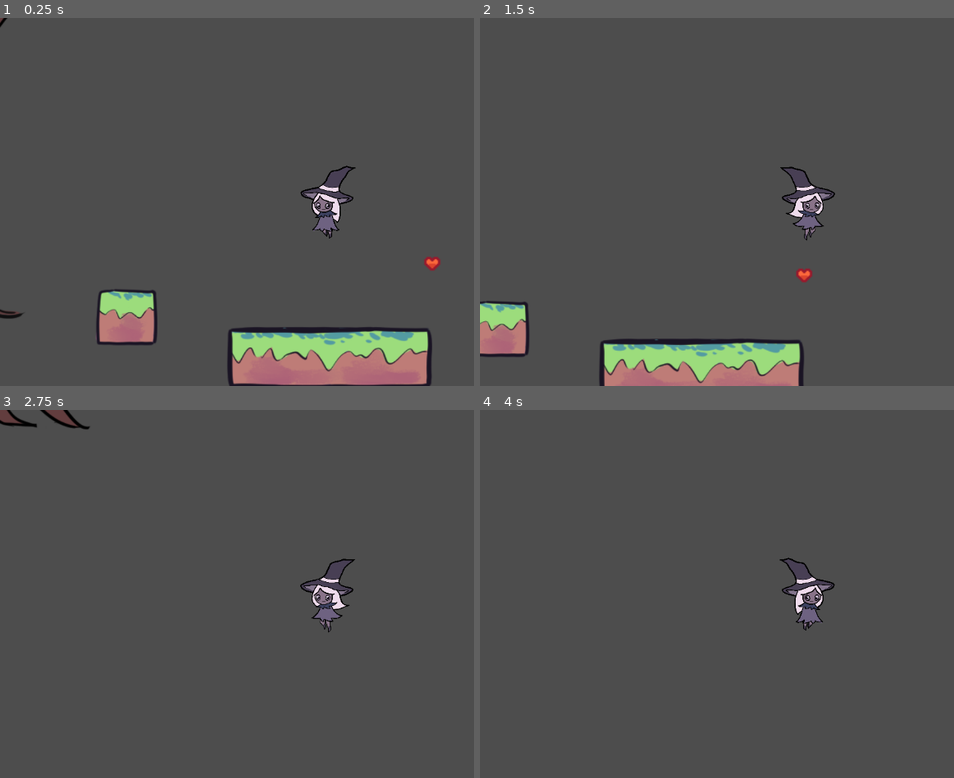
Above: before the commit, frames 1-4 (two rows, left to right).
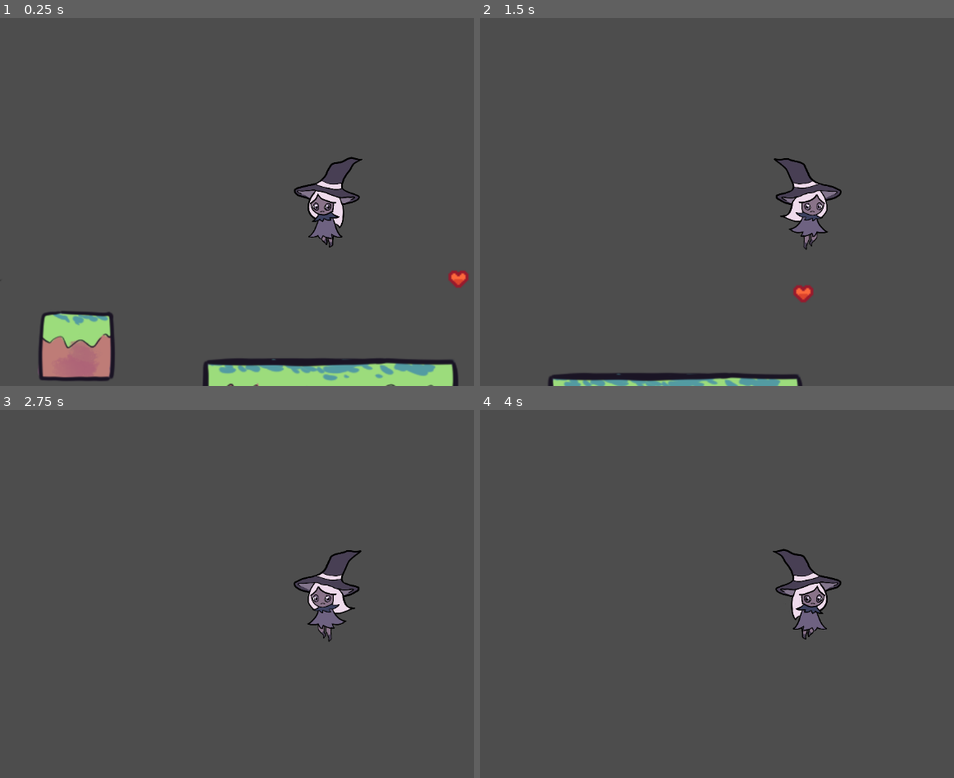
Above: after the commit, the same moments.

Repository: bramblestars/Scream-Jam-2023
Game: Godot game, scene res://Scenes/main_scene.tscn
Two runs of this game, one before a commit and one after it. Both use one fixed random seed, a clock stepped at 60 frames per second and the inputs below.
Inputs:
- Up to frame 1 (0.25 s): no input
- Up to frame 2 (1.5 s): hold Right (moveRight) from 0.53 s (still down); tap Space (jump) at 0.77 s
- Up to frame 3 (2.75 s): tap Space (jump) at 1.52 s; release Right (moveRight) at 2.03 s; hold Left (moveLeft) from 2.03 s (still down)
- Up to frame 4 (4 s): release Left (moveLeft) at 2.78 s; hold Right (moveRight) from 2.78 s (still down); tap Space (jump) at 3.02, 3.77 s

The runs differ from the first frame. In frame 1, 13% of the frame differs, in the area x 0-99%, y 0-100%; in frame 2, 8.5%; in frame 3, 1.3%; in frame 4, 1.0%.

Commit message:
add spike sprites

Diff:
--- a/Scenes/main_scene.tscn
+++ b/Scenes/main_scene.tscn
@@ -54,7 +54,7 @@
 
 [node name="Branch1" type="Sprite2D" parent="Platforms/Tree branch 1"]
 z_index = 1
-position = Vector2(-423.625, 138.375)
+position = Vector2(-387, 96)
 scale = Vector2(0.53419, 0.611464)
 texture = ExtResource("5_swfnf")
 
--- a/Scenes/player.tscn
+++ b/Scenes/player.tscn
@@ -189,7 +189,7 @@
 shape = SubResource("CapsuleShape2D_kr033")
 
 [node name="Camera2D" type="Camera2D" parent="."]
-zoom = Vector2(2, 2)
+zoom = Vector2(2.5, 2.5)
 
 [node name="AnimationPlayer" type="AnimationPlayer" parent="."]
 libraries = {
Not shown, added: Sprites/Setting/branch_1_night.png.import
Not shown, added: Sprites/Setting/branch_2_night.png.import
Not shown, added: Sprites/Setting/gnarled_tree_trunk_night.png.import
Binary file added: Sprites/Setting/spikes_1.png
Binary file added: Sprites/Setting/spikes_2.png
